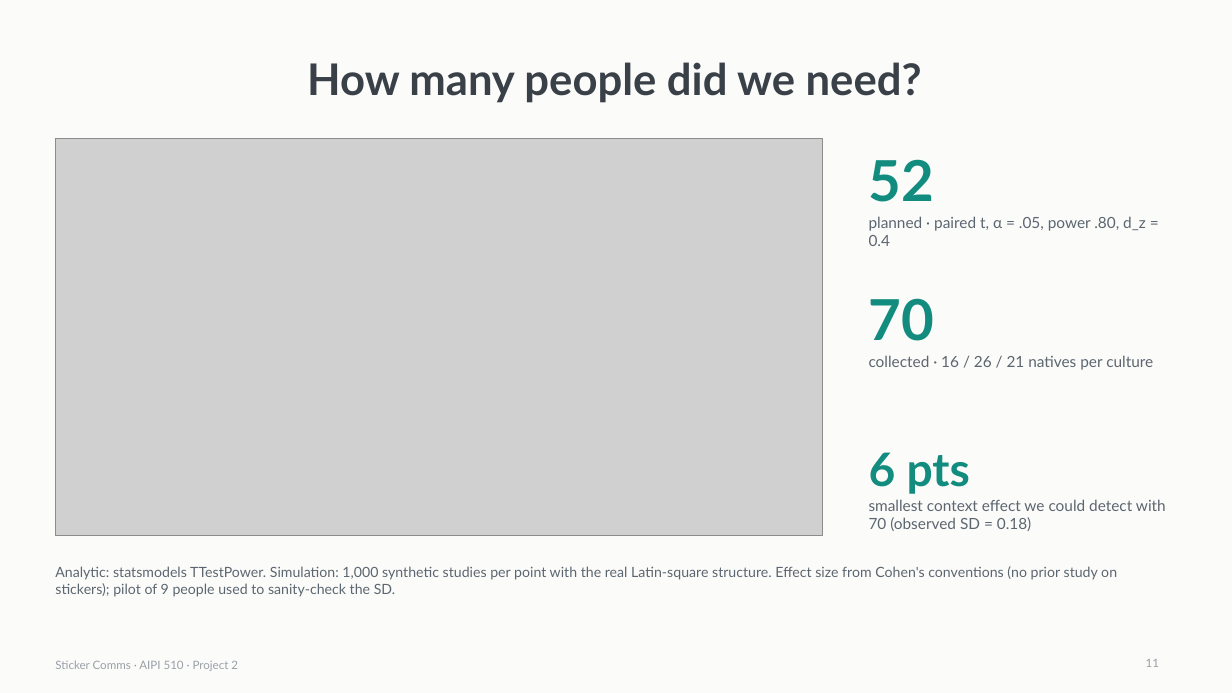
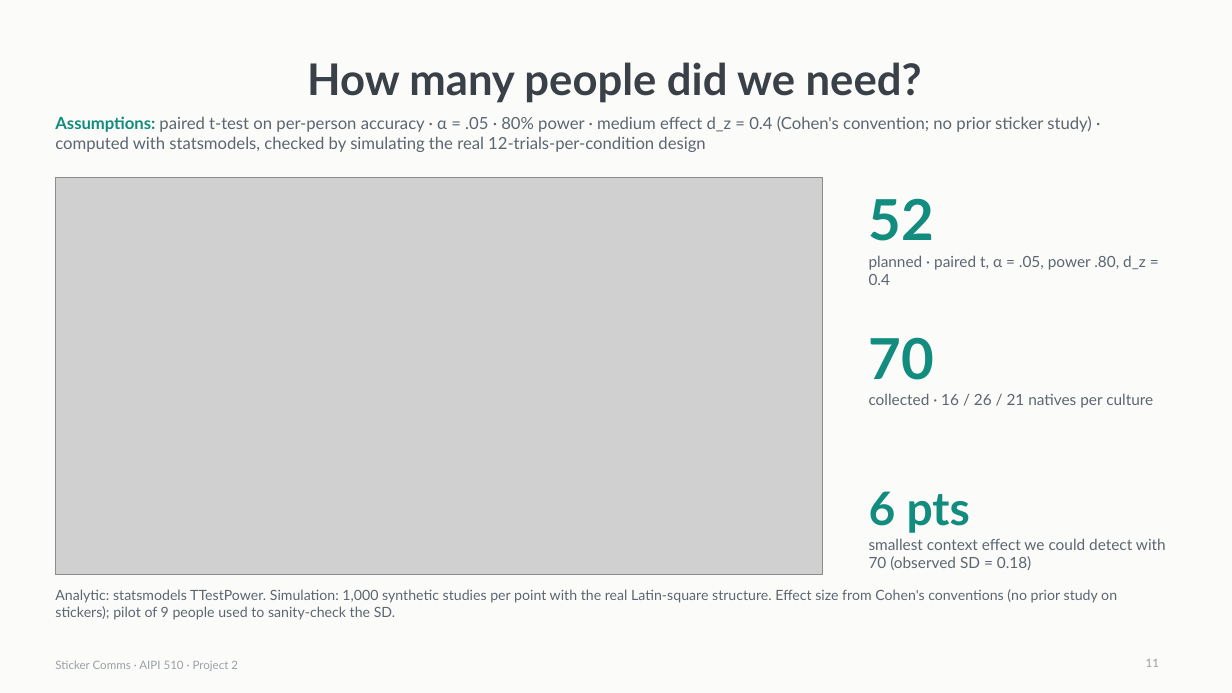
Before and after one commit to burakdon/sticker-comms, a slide deck: slide 11 of report/sticker-comms-deck.pptx. Drawn at 1232x693 pixels with LibreOffice and Linux fonts; fonts in the diff are those of the drawing; grey boxes stand for pictures. Boxes give left, top, right and bottom in pixels: in the first picture for what was removed or moved away, otherwise in the second. Text is boxed around its words. In the diff, an @@ line names an element or a change of style, - is before the commit and + after.

```diff
--- a/report/sticker-comms-deck.pptx
+++ b/report/sticker-comms-deck.pptx
@@ text added at box(55, 116, 1091, 152), 13 pt, text #5C6670 @@
+Assumptions: paired t-test on per-person accuracy · α = .05 · 80% power · medium effect d_z = 0.4 (Cohen's convention; no prior sticker study) · computed with statsmodels, checked by simulating the real 12-trials-per-condition design
@@ 6 texts, 1 picture: place and size @@
-6 texts, 1 picture at box(55, 139, 1166, 536)
+6 texts, 1 picture at box(55, 177, 1166, 575)
@@ text "Analytic: statsmodels TTestPower. Simulation: 1,000 ...": place and size @@
-text "Analytic: statsmodels TTestPower. Simulation: 1,000 ..." at box(55, 566, 1117, 597)
+text "Analytic: statsmodels TTestPower. Simulation: 1,000 ..." at box(55, 589, 1117, 620)
```
Also in this commit, not shown: 7 other slides changed, 5 slides added, 3 slides removed, 4 other files.
